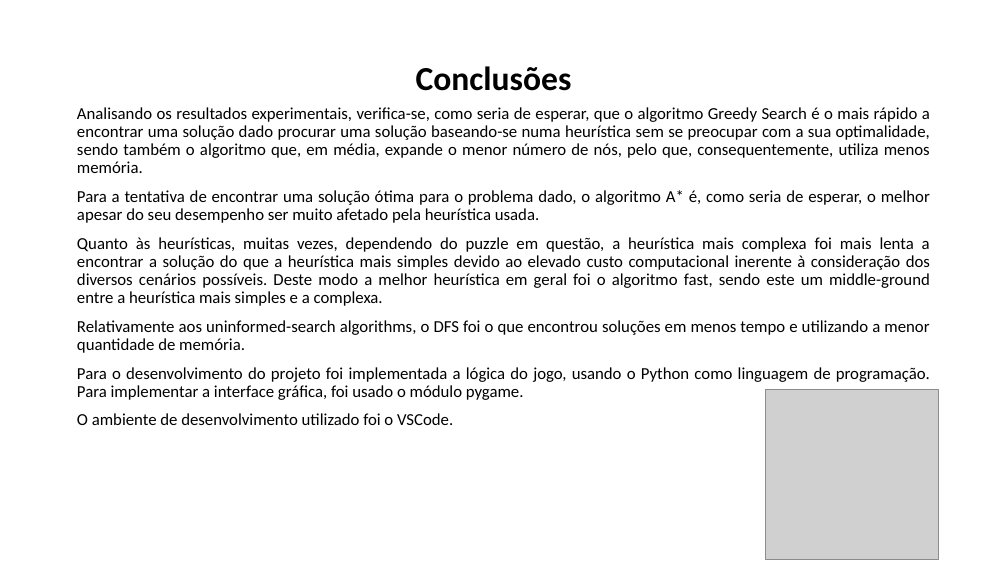
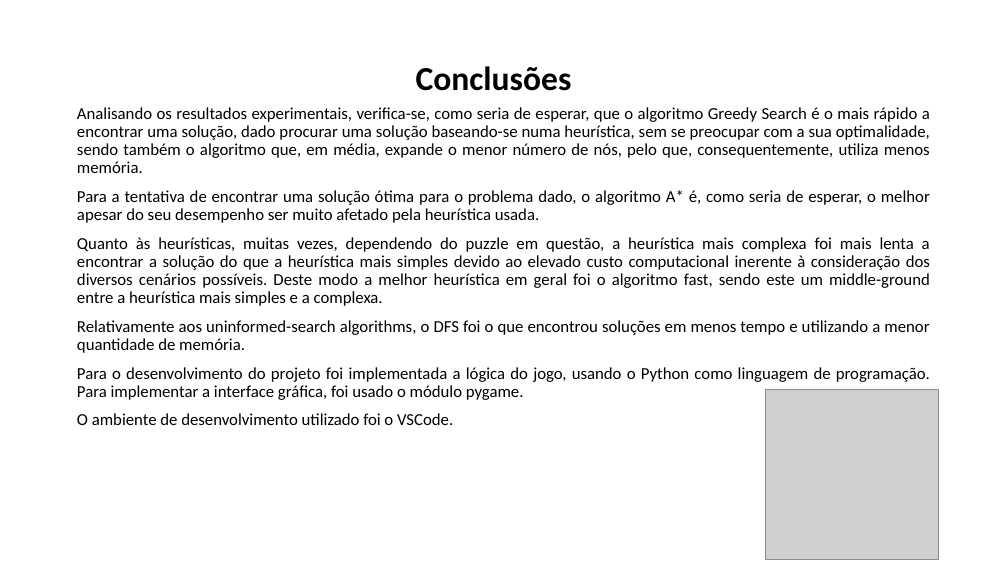
Before and after one commit to CoDyPhin/FEUP-IART, a slide deck: slide 10 of Apresentacao.pptx. Drawn at 1008x567 pixels with LibreOffice and Linux fonts; fonts in the diff are those of the drawing; grey boxes stand for pictures. Boxes give left, top, right and bottom in pixels: in the first picture for what was removed or moved away, otherwise in the second. Text is boxed around its words. In the diff, an @@ line names an element or a change of style, - is before the commit and + after.

```diff
--- a/Apresentacao.pptx
+++ b/Apresentacao.pptx
@@ text at (77, 107, 930, 173): text changed @@
-Analisando os resultados experimentais, verifica-se, como seria de esperar, que o algoritmo Greedy Search é o mais rápido a encontrar uma solução dado procurar uma solução baseando-se numa heurística sem se preocupar com a sua optimalidade, sendo também o algoritmo que, em média, expande o menor número de nós, pelo que, consequentemente, utiliza menos memória.
+Analisando os resultados experimentais, verifica-se, como seria de esperar, que o algoritmo Greedy Search é o mais rápido a encontrar uma solução, dado procurar uma solução baseando-se numa heurística, sem se preocupar com a sua optimalidade, sendo também o algoritmo que, em média, expande o menor número de nós, pelo que, consequentemente, utiliza menos memória.
```
Also in this commit, not shown: 5 other slides changed.
